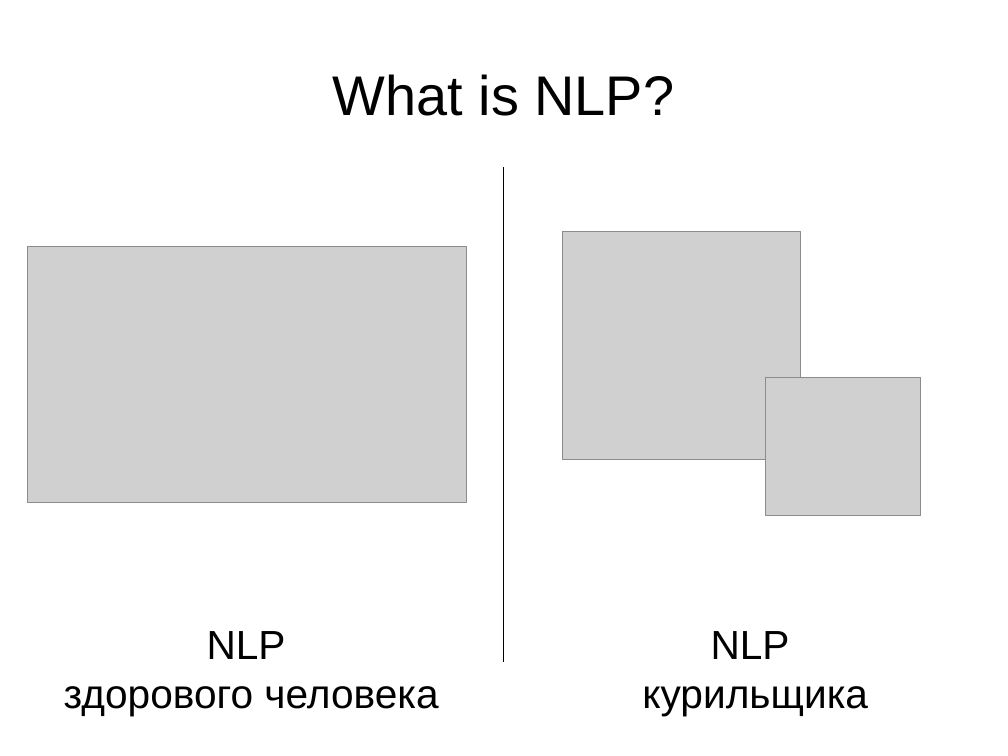
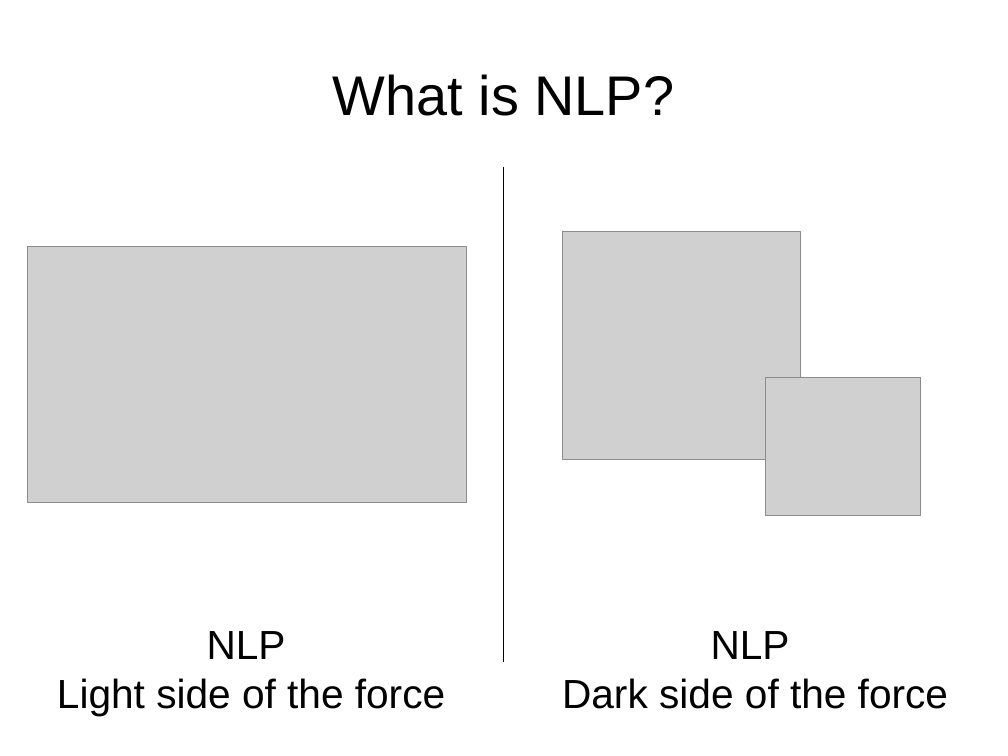
Before and after one commit to yandexdataschool/Practical_DL, a slide deck: slide 2 of week3/lecture3.odp. Drawn at 1008x756 pixels with LibreOffice and Linux fonts; fonts in the diff are those of the drawing; grey boxes stand for pictures. Boxes give left, top, right and bottom in pixels: in the first picture for what was removed or moved away, otherwise in the second. Text is boxed around its words. In the diff, an @@ line names an element or a change of style, - is before the commit and + after.

Commit message:
update first 4 lectures (typos, better images, formulae consistency)

```diff
--- a/week3/lecture3.odp
+++ b/week3/lecture3.odp
@@ text at bbox=[57, 678, 445, 716]: text changed @@
-здорового человека
+Light side of the force
@@ text at bbox=[562, 678, 948, 709]: text changed @@
-курильщика
+Dark side of the force
```
Also in this commit, not shown: 1 slide removed, 10 other files.
